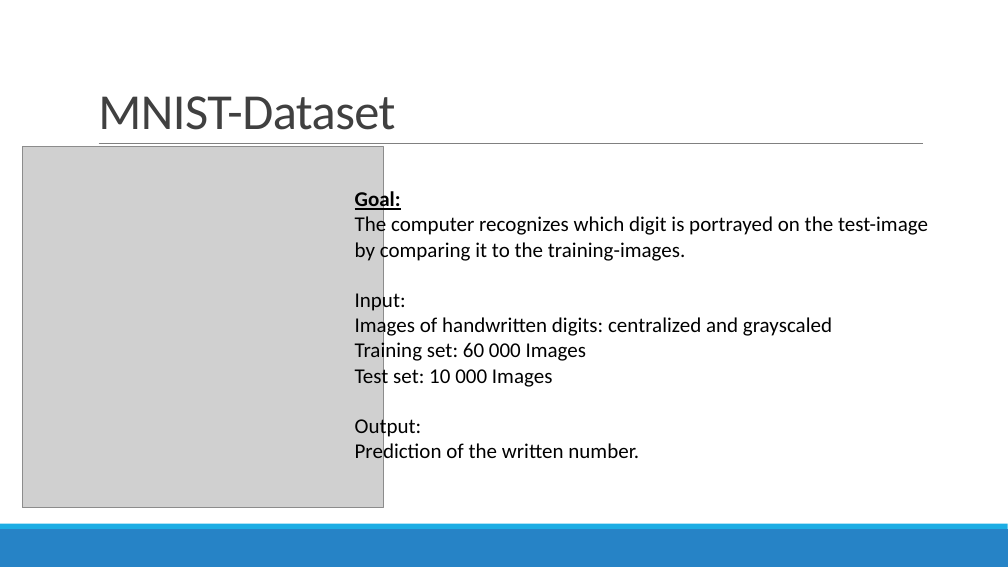
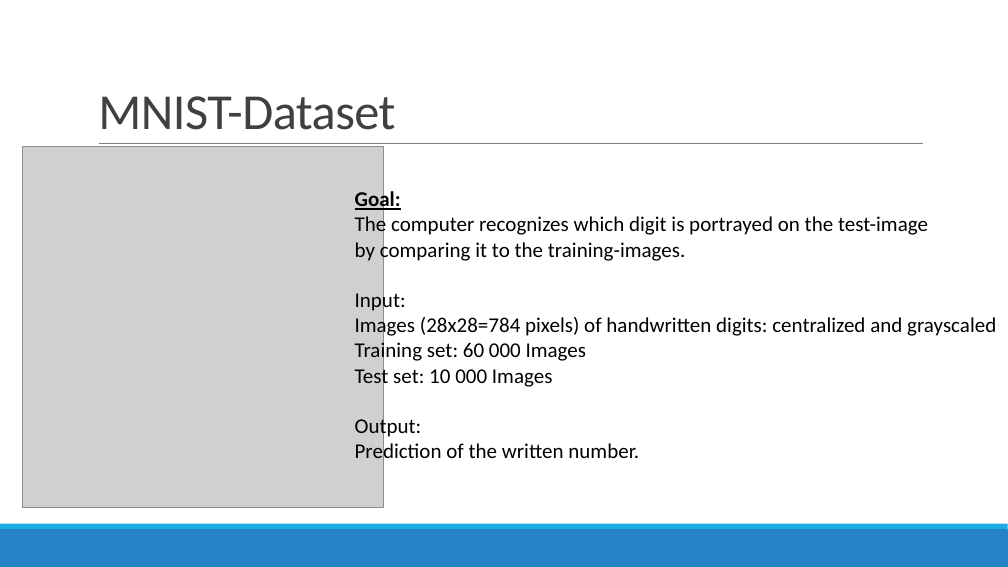
Before and after one commit to datascience-mobi/project-03-group-01, a slide deck: slide 2 of Vortrag1.pptx. Drawn at 1008x567 pixels with LibreOffice and Linux fonts; fonts in the diff are those of the drawing; grey boxes stand for pictures. Boxes give left, top, right and bottom in pixels: in the first picture for what was removed or moved away, otherwise in the second. Text is boxed around its words. In the diff, an @@ line names an element or a change of style, - is before the commit and + after.

Commit message:
corrected spelling, added timetable

```diff
--- a/Vortrag1.pptx
+++ b/Vortrag1.pptx
@@ text at [355, 315, 996, 339]: text changed @@
-Images of handwritten digits: centralized and grayscaled
+Images (28x28=784 pixels) of handwritten digits: centralized and grayscaled
```
Also in this commit, not shown: 1 other slide changed, 1 slide added.
